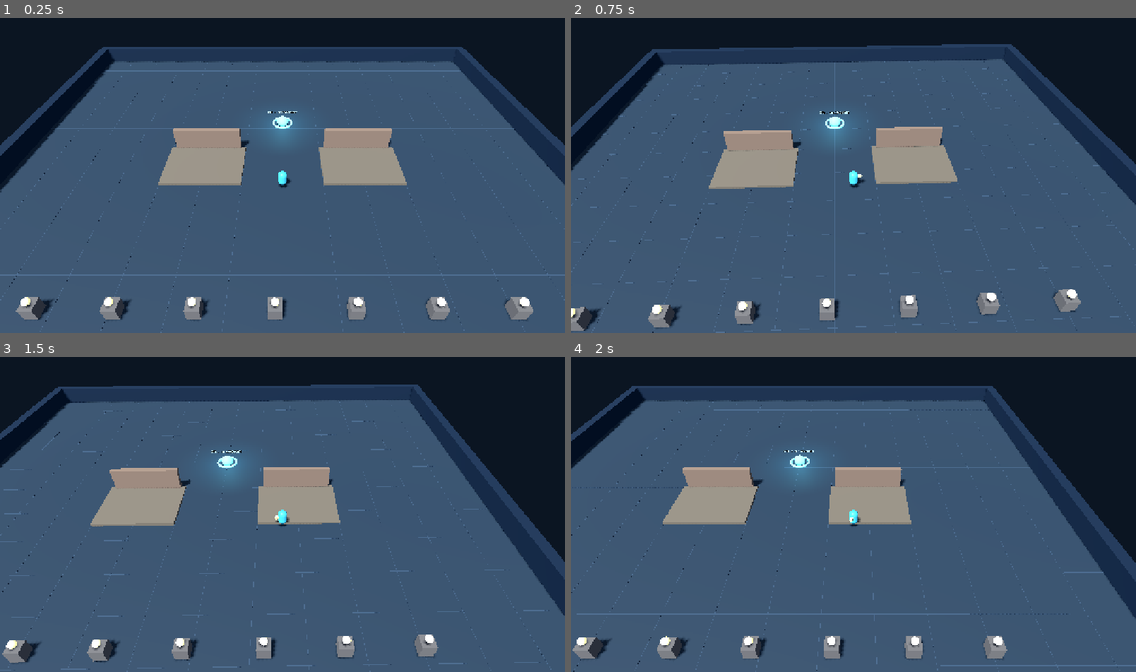
Above: before the commit, frames 1-4 (two rows, left to right).
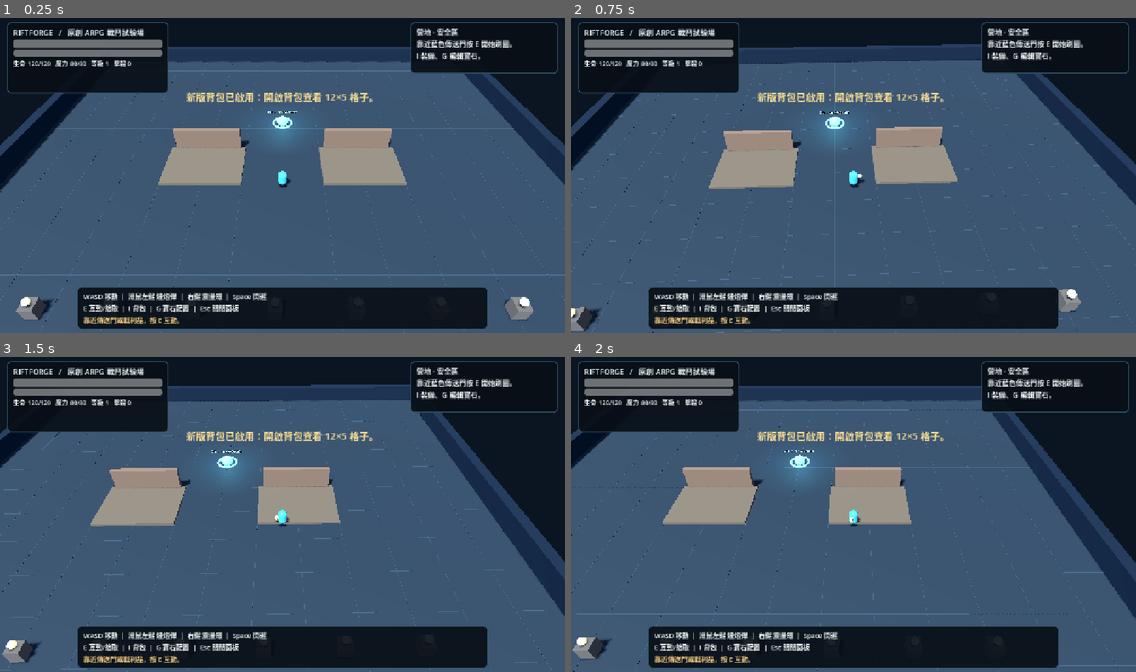
Above: after the commit, the same moments.

Repository: Lucypigr/Riftforge-Godot
Game: Godot game, scene res://scenes/main.tscn
The game is run twice, just before and just after one commit, with the same random seed, the same clock (stepped at 60 frames per second) and the same inputs.
Inputs (mouse positions are in pixels of both pictures, inside the frame that each line leads up to):
- Up to frame 1 (0.25 s): no input
- Up to frame 2 (0.75 s): tap Enter at 0.5 s; move the mouse to (977, 159) at 0.52 s; press the mouse at (977, 159) at 0.53 s; hold D (move_right) from 0.53 s (still down)
- Up to frame 3 (1.5 s): release D (move_right) at 1.25 s; release the mouse at (406, 498) at 1.25 s; drag from (169, 530) to (254, 577) at 1.27 s
- Up to frame 4 (2 s): no input

The runs differ from the first frame. In frame 1, 15% of the frame differs, in the area x 1-99%, y 1-99%; in frame 2, 15%; in frame 3, 16%; in frame 4, 16%.
Error before the commit: Parse Error: Cannot infer the type of "has_selection" variable because the value doesn't have a set type. (res://scripts/grid_hud.gd:220)

Commit message:
Fix Godot 4.3 typed selection boolean in grid-first HUD

Diff:
--- a/scripts/grid_hud.gd
+++ b/scripts/grid_hud.gd
@@ -1,6 +1,5 @@
 extends "res://scripts/hud.gd"
-## Grid-first, original ARPG layout: real 120-cell bag and separate equipped-gear tab.
-## No permanently visible tutorial paragraphs or item-detail block under the bag.
+## Grid-first ARPG layout: 120 storage cells and a separate equipped-gear tab.
 const Grid = preload("res://scripts/grid_inventory.gd")
 const GridView = preload("res://scripts/inventory_grid_view.gd")
 const INVENTORY_PANEL_SIZE := Vector2(790, 550)
@@ -109,8 +108,7 @@
 	_grid_view.size_flags_horizontal = Control.SIZE_SHRINK_CENTER
 	_bag_page.add_child(_grid_view)
 	_grid_view.cell_pressed.connect(_on_grid_cell)
-
-	# POE-style contextual detail strip: only occupies space after item selection.
+	# Contextual details appear only on selection, rather than occupying a permanent footer.
 	_item_details = _label("", 15)
 	_item_details.custom_minimum_size = Vector2(0, 43)
 	_item_details.autowrap_mode = TextServer.AUTOWRAP_WORD_SMART
@@ -217,7 +215,7 @@
 	_equipment_details.text = "%s｜%s [%s]\n傷害 +%s　生命 +%s　護甲 %s%%" % ["武器" if slot == "weapon" else "護甲", str(item.get("name", "未知")), str(item.get("rarity", "普通")), str(item.get("damage", 0)), str(item.get("hp", 0)), str(int(float(item.get("armor", 0.0)) * 100.0))]
 
 func _update_selection() -> void:
-	var has_selection := _selected_index >= 0 and _selected_index < game.inventory.size()
+	var has_selection: bool = _selected_index >= 0 and _selected_index < game.inventory.size()
 	_item_details.visible = has_selection and _active_tab == 0
 	_equip_button.disabled = not has_selection
 	if not has_selection:
